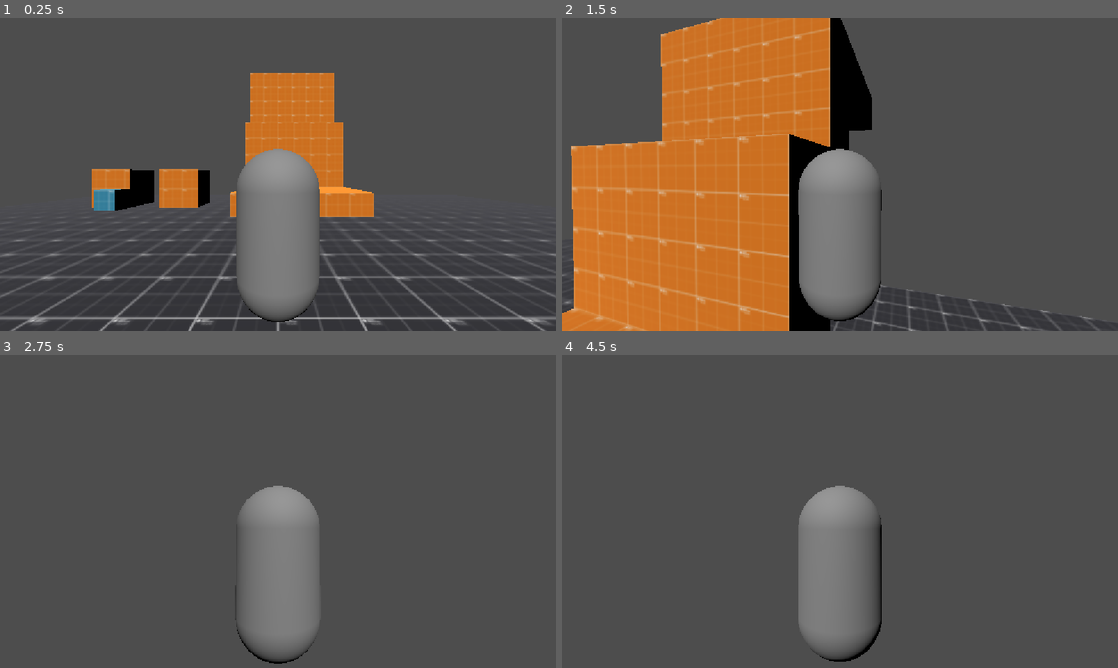
Above: before the commit, frames 1-4 (two rows, left to right).
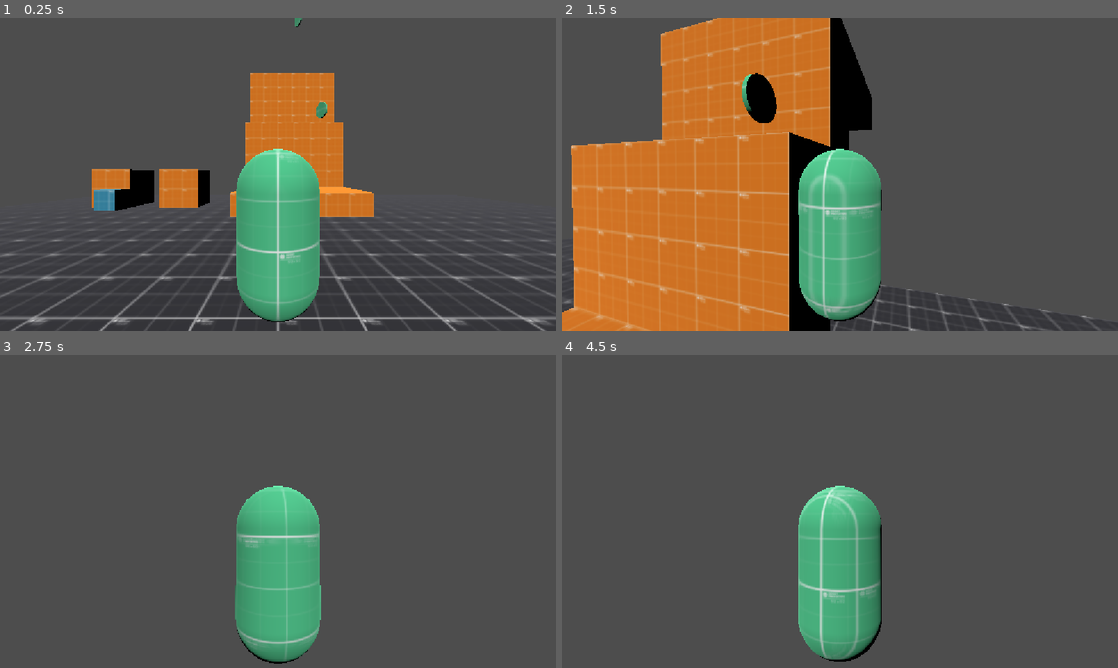
Above: after the commit, the same moments.

Repository: MauroMelender/MovGreyboxing
Game: Godot game, scene res://scenes/levels/provicional/test_locomocion.tscn
The game is run twice, just before and just after one commit, with the same random seed, the same clock (stepped at 60 frames per second) and the same inputs.
Inputs (mouse positions are in pixels of both pictures, inside the frame that each line leads up to):
- Up to frame 1 (0.25 s): no input
- Up to frame 2 (1.5 s): move the mouse to (867, 174) at 0.52 s; hold Shift (correr) 0.53-1.28 s; hold W (mover_adelante) from 0.53 s (still down); tap Space (saltar) at 0.77 s; move the mouse to (812, 174) at 1.27 s; tap Shift (correr) at 1.35 s
- Up to frame 3 (2.75 s): keep holding W (mover_adelante); tap Space (saltar) at 1.52 s; move the mouse to (289, 505) at 2.02 s; hold Shift (correr) from 2.03 s (still down)
- Up to frame 4 (4.5 s): keep holding W (mover_adelante); move the mouse to (834, 517) at 2.77 s; release Shift (correr) at 2.78 s; tap Shift (correr) at 2.85, 4.35 s; tap Space (saltar) at 3.02, 3.77 s; move the mouse to (878, 514) at 3.52 s; hold Shift (correr) 3.53-4.28 s; move the mouse to (795, 508) at 4.27 s

The runs differ from the first frame. In frame 1, 7.5% of the frame differs, in the area x 42-59%, y 0-97%; in frame 2, 9.3%, in the area x 0-96%, y 0-100%; in frame 3, 7.6%; in frame 4, 7.4%.

Commit message:
Monedas, doble salto, todo funca, elimino lo irrelevante.

Diff:
--- a/mov-greyboxing/assets/models/characters/ziel/Mat_Ziel.tres
+++ /dev/null
@@ -1,18 +0,0 @@
-[gd_resource type="ShaderMaterial" format=3 uid="uid://bsw3ndeu3gqvs"]
-
-[ext_resource type="Texture2D" uid="uid://rkkhi7qyf21e" path="res://assets/models/characters/ziel/Ziel.v5_Tex_Z_BaseBody.png" id="1_827ou"]
-[ext_resource type="Shader" uid="uid://dftji8bt5fipf" path="res://assets/shaders/ziel.gdshader" id="1_qxleg"]
-[ext_resource type="Texture2D" uid="uid://b4kf0ejlmac5d" path="res://assets/models/characters/ziel/Ziel.v5_Z_Scars.png" id="2_qxleg"]
-
-[resource]
-render_priority = 0
-shader = ExtResource("1_qxleg")
-shader_parameter/textura_base = ExtResource("1_827ou")
-shader_parameter/textura_detalle = ExtResource("2_qxleg")
-shader_parameter/usar_detalle = true
-shader_parameter/color_sombra = Color(0.55, 0.55, 0.68, 1)
-shader_parameter/umbral_sombra = 0.5
-shader_parameter/suavizado_banda = 0.03
-shader_parameter/color_rim = Color(1, 1, 1, 1)
-shader_parameter/ancho_rim = 0.35
-shader_parameter/intensidad_rim = 0.8
--- a/mov-greyboxing/assets/models/characters/ziel/Mat_Ziel_DirtySuit.tres
+++ /dev/null
@@ -1,18 +0,0 @@
-[gd_resource type="ShaderMaterial" format=3 uid="uid://bpolq5wtqywu"]
-
-[ext_resource type="Shader" uid="uid://dftji8bt5fipf" path="res://assets/shaders/ziel.gdshader" id="1_hpxfx"]
-[ext_resource type="Texture2D" uid="uid://bnfw33nbi7i6y" path="res://assets/models/characters/ziel/Ziel.v5_Tex_Z_DirtySuit.png" id="1_tt1ba"]
-[ext_resource type="Texture2D" uid="uid://b4kf0ejlmac5d" path="res://assets/models/characters/ziel/Ziel.v5_Z_Scars.png" id="3_ggld3"]
-
-[resource]
-render_priority = 0
-shader = ExtResource("1_hpxfx")
-shader_parameter/textura_base = ExtResource("1_tt1ba")
-shader_parameter/textura_detalle = ExtResource("3_ggld3")
-shader_parameter/usar_detalle = true
-shader_parameter/color_sombra = Color(0.55, 0.55, 0.68, 1)
-shader_parameter/umbral_sombra = 0.5
-shader_parameter/suavizado_banda = 0.03
-shader_parameter/color_rim = Color(1, 1, 1, 1)
-shader_parameter/ancho_rim = 0.35
-shader_parameter/intensidad_rim = 0.8
--- a/mov-greyboxing/assets/shaders/Ziel_Celshader.tres
+++ /dev/null
@@ -1,16 +0,0 @@
-[gd_resource type="ShaderMaterial" format=3 uid="uid://q5wlk27j63wh"]
-
-[ext_resource type="Material" uid="uid://bpolq5wtqywu" path="res://assets/models/characters/ziel/Mat_Ziel_DirtySuit.tres" id="1_sp3yt"]
-[ext_resource type="Shader" uid="uid://dftji8bt5fipf" path="res://assets/shaders/ziel.gdshader" id="2_ava8f"]
-
-[resource]
-render_priority = 0
-next_pass = ExtResource("1_sp3yt")
-shader = ExtResource("2_ava8f")
-shader_parameter/usar_detalle = true
-shader_parameter/color_sombra = Color(0.55, 0.55, 0.68, 1)
-shader_parameter/umbral_sombra = 0.5
-shader_parameter/suavizado_banda = 0.03
-shader_parameter/color_rim = Color(1, 1, 1, 1)
-shader_parameter/ancho_rim = 0.35
-shader_parameter/intensidad_rim = 0.8
--- a/mov-greyboxing/assets/shaders/ziel.gdshader
+++ /dev/null
@@ -1,36 +0,0 @@
-shader_type spatial;
-render_mode blend_mix, cull_back, diffuse_toon, specular_toon;
-
-uniform sampler2D textura_base : source_color;
-uniform sampler2D textura_detalle : source_color;
-uniform bool usar_detalle = true;
-
-uniform vec4 color_sombra : source_color = vec4(0.55, 0.55, 0.68, 1.0);
-uniform float umbral_sombra : hint_range(0.0, 1.0) = 0.5;
-uniform float suavizado_banda : hint_range(0.001, 0.3) = 0.03;
-
-uniform vec4 color_rim : source_color = vec4(1.0, 1.0, 1.0, 1.0);
-uniform float ancho_rim : hint_range(0.0, 1.0) = 0.35;
-uniform float intensidad_rim : hint_range(0.0, 3.0) = 0.8;
-
-void fragment() {
-	vec4 base = texture(textura_base, UV);
-	vec3 color_final = base.rgb;
-
-	if (usar_detalle) {
-		vec4 detalle = texture(textura_detalle, UV);
-		color_final = mix(base.rgb, detalle.rgb, detalle.a);
-	}
-
-	ALBEDO = color_final;
-
-	vec3 vista = normalize(VIEW);
-	float fresnel = 1.0 - clamp(dot(NORMAL, vista), 0.0, 1.0);
-	EMISSION = color_rim.rgb * intensidad_rim * smoothstep(1.0 - ancho_rim, 1.0, fresnel);
-}
-
-void light() {
-	float ndotl = dot(NORMAL, LIGHT);
-	float banda = smoothstep(umbral_sombra - suavizado_banda, umbral_sombra + suavizado_banda, ndotl);
-	DIFFUSE_LIGHT += mix(color_sombra.rgb, vec3(1.0), banda) * ALBEDO * ATTENUATION * LIGHT_COLOR;
-}
--- a/mov-greyboxing/scenes/characters/ziel/player.gd
+++ b/mov-greyboxing/scenes/characters/ziel/player.gd
@@ -37,6 +37,24 @@
 @export var empuje_pared: float = 4.5  # impulso horizontal alejándose de la pared
 var raycast_pared: RayCast3D
 
+# --- Subida de escalones ---
+## Dos RayCast3D apuntando hacia adelante (misma dirección, distinta altura):
+## - raycast_escalon_bajo: a la altura de los pies (ej. y = 0.05 local),
+##   detecta el "borde" del escalón.
+## - raycast_escalon_alto: a la altura máxima de escalón que se puede subir
+##   (ej. y = altura_paso_maxima local). Si ESTE no choca pero el de abajo sí,
+##   el obstáculo es lo bastante bajo como para subirlo caminando.
+## Ambos deben tener enabled = true, mismo target_position (largo) y mismo
+## collision_mask que el resto de los raycasts del personaje.
+@export var raycast_escalon_bajo_path: NodePath
+@export var raycast_escalon_alto_path: NodePath
+@export var altura_paso_maxima: float = 0.4
+@export var velocidad_subida_escalon: float = 8.0
+var raycast_escalon_bajo: RayCast3D
+var raycast_escalon_alto: RayCast3D
+var _subiendo_escalon: bool = false
+var _y_objetivo_escalon: float = 0.0
+
 # --- Blend de entrada al salto (SaltoBlend en el AnimationTree) ---
 @export var duracion_blend_salto: float = 0.12  # segundos que tarda en pasar de Locomocion a RunJumping
 
@@ -96,12 +114,19 @@
 	else:
 		push_warning("jugador.gd: falta asignar raycast_pared_path en el inspector (salto de pared desactivado).")
 
+	if raycast_escalon_bajo_path != NodePath() and raycast_escalon_alto_path != NodePath():
+		raycast_escalon_bajo = get_node(raycast_escalon_bajo_path)
+		raycast_escalon_alto = get_node(raycast_escalon_alto_path)
+	else:
+		push_warning("jugador.gd: faltan raycast_escalon_bajo_path / raycast_escalon_alto_path (subida de escalones desactivada).")
+
 	_saltos_restantes = saltos_en_el_aire
 
 
 func _physics_process(delta: float) -> void:
 	_aplicar_gravedad(delta)
 	_procesar_movimiento(delta)
+	_procesar_escalones(delta)
 	_procesar_salto()
 	_actualizar_estado(delta)
 	_reproducir_estado(delta)
@@ -144,6 +169,45 @@
 func _rotar_hacia(direccion: Vector3, delta: float) -> void:
 	var angulo_objetivo: float = atan2(direccion.x, direccion.z)
 	rotation.y = lerp_angle(rotation.y, angulo_objetivo, velocidad_rotacion * delta)
+
+
+func _procesar_escalones(delta: float) -> void:
+	if raycast_escalon_bajo == null or raycast_escalon_alto == null:
+		return
+
+	if not is_on_floor():
+		_subiendo_escalon = false
+		return
+
+	var hay_movimiento: bool = Vector2(velocity.x, velocity.z).length() > 0.1
+
+	# Escalón "subible": algo bloquea a la altura de los pies pero no a la
+	# altura máxima permitida -> el obstáculo es lo bastante bajo.
+	var escalon_detectado: bool = (
+		hay_movimiento
+		and raycast_escalon_bajo.is_colliding()
+		and not raycast_escalon_alto.is_colliding()
+	)
+
+	if escalon_detectado and not _subiendo_escalon:
+		_subiendo_escalon = true
+		# Objetivo fijo (no se recalcula cuadro a cuadro) para no seguir
+		# subiendo indefinidamente mientras el raycast bajo siga chocando.
+		_y_objetivo_escalon = global_position.y + altura_paso_maxima
+
+	if not _subiendo_escalon:
+		return
+
+	global_position.y = move_toward(
+		global_position.y, _y_objetivo_escalon, velocidad_subida_escalon * delta
+	)
+
+	# Se corta la subida al llegar al objetivo, o antes si el pie ya dejó
+	# de chocar (significa que se despejó el borde del escalón): en ambos
+	# casos el resto lo resuelve move_and_slide + el snap al piso normal.
+	var llego_al_objetivo: bool = is_equal_approx(global_position.y, _y_objetivo_escalon)
+	if llego_al_objetivo or not raycast_escalon_bajo.is_colliding():
+		_subiendo_escalon = false
 
 
 func _procesar_salto() -> void:
--- a/mov-greyboxing/scenes/characters/ziel/player.tscn
+++ b/mov-greyboxing/scenes/characters/ziel/player.tscn
@@ -4,9 +4,7 @@
 [ext_resource type="PackedScene" uid="uid://b1j5g5y5jfdcg" path="res://scenes/characters/ziel/ziel.tscn" id="2_5l015"]
 [ext_resource type="Script" uid="uid://b4hrpa5lrw1d" path="res://scenes/camera/camera_player.gd" id="3_7q3eu"]
 
-[sub_resource type="CapsuleShape3D" id="CapsuleShape3D_ger57"]
-radius = 0.15673828
-height = 1.5715332
+[sub_resource type="CapsuleShape3D" id="CapsuleShape3D_0vi6b"]
 
 [node name="Player" type="CharacterBody3D" unique_id=804888260 groups=["jugador"]]
 floor_snap_length = 0.3
@@ -15,11 +13,9 @@
 velocidad_correr = 22.0
 aceleracion = 22.0
 fuerza_salto = 8.0
+altura_paso_maxima = 10.0
+velocidad_subida_escalon = 12.0
 camara_rig_path = NodePath("CameraPivote")
-
-[node name="CollisionShape3D" type="CollisionShape3D" parent="." unique_id=1175448145]
-transform = Transform3D(1, 0, 0, 0, 1, 0, 0, 0, 1, 0, 0.7628174, 0.109707)
-shape = SubResource("CapsuleShape3D_ger57")
 
 [node name="Ziel" parent="." unique_id=5566209 instance=ExtResource("2_5l015")]
 
@@ -32,3 +28,7 @@
 spring_length = 2.5
 
 [node name="Camera3D" type="Camera3D" parent="CameraPivote/SpringArm3D" unique_id=333827145]
+
+[node name="CollisionShape3D" type="CollisionShape3D" parent="." unique_id=1216508874]
+transform = Transform3D(1, 0, 0, 0, 1, 0, 0, 0, 1, 0, 1, 0)
+shape = SubResource("CapsuleShape3D_0vi6b")
--- a/mov-greyboxing/scenes/characters/ziel/ziel.tscn
+++ b/mov-greyboxing/scenes/characters/ziel/ziel.tscn
@@ -1,4 +1,6 @@
 [gd_scene format=3 uid="uid://b1j5g5y5jfdcg"]
+
+[ext_resource type="Material" uid="uid://n32k31xtq85t" path="res://assets/materials/Tex_TestCyan512.tres" id="1_agyee"]
 
 [sub_resource type="CapsuleShape3D" id="CapsuleShape3D_0vi6b"]
 
@@ -13,3 +15,4 @@
 [node name="MeshInstance3D" type="MeshInstance3D" parent="." unique_id=63222058]
 transform = Transform3D(1, 0, 0, 0, 1, 0, 0, 0, 1, 0, 0.90606046, 0)
 mesh = SubResource("CapsuleMesh_0vi6b")
+surface_material_override/0 = ExtResource("1_agyee")
--- a/mov-greyboxing/scenes/levels/provicional/test_locomocion.tscn
+++ b/mov-greyboxing/scenes/levels/provicional/test_locomocion.tscn
@@ -4,6 +4,7 @@
 [ext_resource type="Material" uid="uid://d3ku22xbr8a1e" path="res://assets/materials/Tex_TestBlack512.tres" id="1_ywi28"]
 [ext_resource type="Material" uid="uid://c8yjxcv3bx3oh" path="res://assets/materials/Tex_TestBlue512.tres" id="3_ilovs"]
 [ext_resource type="Material" uid="uid://c3aiqdn3my0lj" path="res://assets/materials/Tex_TestOrange512.tres" id="4_ywi28"]
+[ext_resource type="PackedScene" uid="uid://do5fhvayectva" path="res://scenes/ui/interactive_props/moneda.tscn" id="5_ilovs"]
 
 [sub_resource type="BoxShape3D" id="BoxShape3D_wxqqi"]
 
@@ -65,6 +66,27 @@
 use_collision = true
 polygon = PackedVector2Array(-2, -1, -2, -1, -2, -1, -2, 5, 4, -1)
 depth = 5.0
+material = ExtResource("1_ywi28")
+
+[node name="CSGPolygon3D7" type="CSGPolygon3D" parent="Escenario/Floor" unique_id=2006537206]
+transform = Transform3D(-4.371139e-08, 0, 1, 0, 1, 0, -1, 0, -4.371139e-08, 4.3157406, 1.0309652, 14.224496)
+use_collision = true
+polygon = PackedVector2Array(0, -1, 0, 2, 1, 2, 1.0277383, 1.5066066, 2.0062466, 1.5066066, 2, 1, 3, 1, 3.0108485, 0.48895788, 3.9893565, 0.5020046, 4, 0, 5, 0, 5, -1)
+depth = 3.96
+material = ExtResource("1_ywi28")
+
+[node name="CSGPolygon3D8" type="CSGPolygon3D" parent="Escenario/Floor" unique_id=50922955]
+transform = Transform3D(-4.371139e-08, 0, 1, 0, 0.5778507, 0, -1, 0, -4.371139e-08, 8.315741, 0.7694744, 14.224496)
+use_collision = true
+polygon = PackedVector2Array(0, -1, 0, 2, 1, 2, 1.0277383, 1.5066066, 2.0062466, 1.5066066, 2, 1, 3, 1, 3.0108485, 0.48895788, 3.9893565, 0.5020046, 4, 0, 5, 0, 5, -1)
+depth = 3.96
+material = ExtResource("1_ywi28")
+
+[node name="CSGPolygon3D9" type="CSGPolygon3D" parent="Escenario/Floor" unique_id=719893415]
+transform = Transform3D(-4.371139e-08, 0, 1, 0, 0.5, 0, -1, 0, -4.371139e-08, 12.315741, 0.6333102, 14.224496)
+use_collision = true
+polygon = PackedVector2Array(0, -1, 0, 2, 1, 2, 1.0277383, 1.5066066, 2.0062466, 1.5066066, 2, 1, 3, 1, 3.0108485, 0.48895788, 3.9893565, 0.5020046, 4, 0, 5, 0, 5, -1)
+depth = 3.96
 material = ExtResource("1_ywi28")
 
 [node name="EscaleraAlta" type="Node3D" parent="Escenario" unique_id=1085150887]
@@ -472,3 +494,14 @@
 
 [node name="Player" parent="." unique_id=804888260 instance=ExtResource("1_xqnog")]
 transform = Transform3D(1, 0, 0, 0, 1, 0, 0, 0, 1, 0, 1.5640892, 0)
+
+[node name="Monedas" type="Node3D" parent="." unique_id=963245965]
+
+[node name="Moneda" parent="Monedas" unique_id=472592820 instance=ExtResource("5_ilovs")]
+transform = Transform3D(1, 0, 0, 0, 1, 0, 0, 0, 1, 0, 3.0918581, -7.6498976)
+
+[node name="Moneda2" parent="Monedas" unique_id=1821102777 instance=ExtResource("5_ilovs")]
+transform = Transform3D(1, 0, 0, 0, 1, 0, 0, 0, 1, 2.8374748, 6.9056845, -10.836197)
+
+[node name="Moneda3" parent="Monedas" unique_id=1557630069 instance=ExtResource("5_ilovs")]
+transform = Transform3D(1, 0, 0, 0, 1, 0, 0, 0, 1, 1.7709603, 16.159416, -15.241021)
Binary file removed: mov-greyboxing/assets/models/characters/ziel/Ziel.v5.5.glb
Not shown, removed: mov-greyboxing/assets/models/characters/ziel/Ziel.v5.5.glb.import
Binary file removed: mov-greyboxing/assets/models/characters/ziel/Ziel.v5_Tex_Z_BaseBody.png
Not shown, removed: mov-greyboxing/assets/models/characters/ziel/Ziel.v5_Tex_Z_BaseBody.png.import
Binary file removed: mov-greyboxing/assets/models/characters/ziel/Ziel.v5_Tex_Z_DirtySuit.png
Not shown, removed: mov-greyboxing/assets/models/characters/ziel/Ziel.v5_Tex_Z_DirtySuit.png.import
Binary file removed: mov-greyboxing/assets/models/characters/ziel/Ziel.v5_Z_Scars.png
Not shown, removed: mov-greyboxing/assets/models/characters/ziel/Ziel.v5_Z_Scars.png.import
Not shown, removed: mov-greyboxing/assets/shaders/ziel.gdshader.uid
